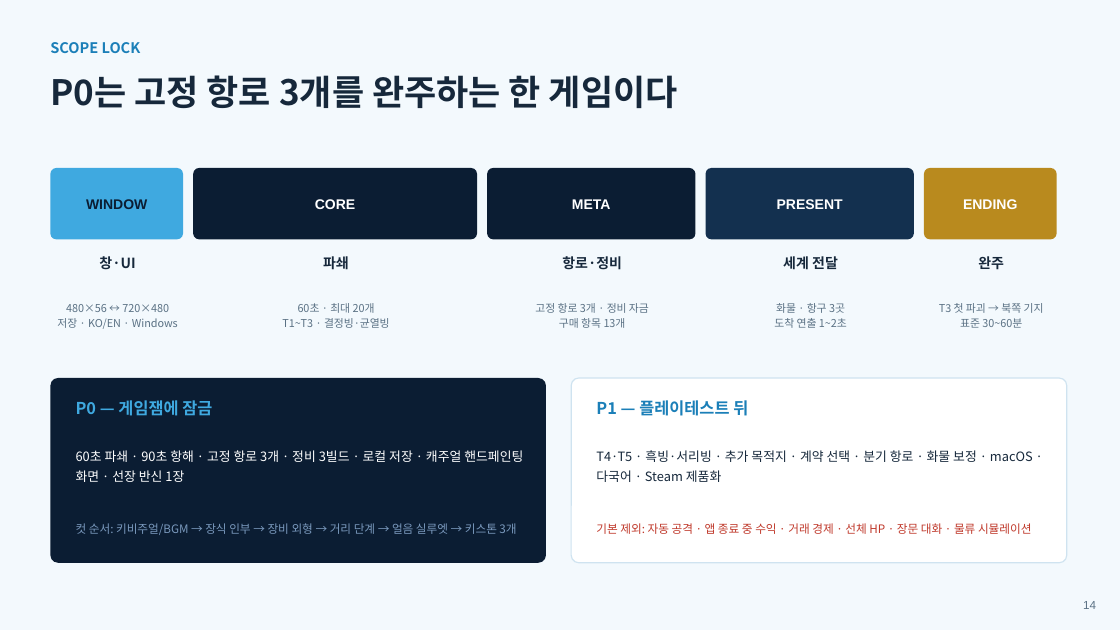
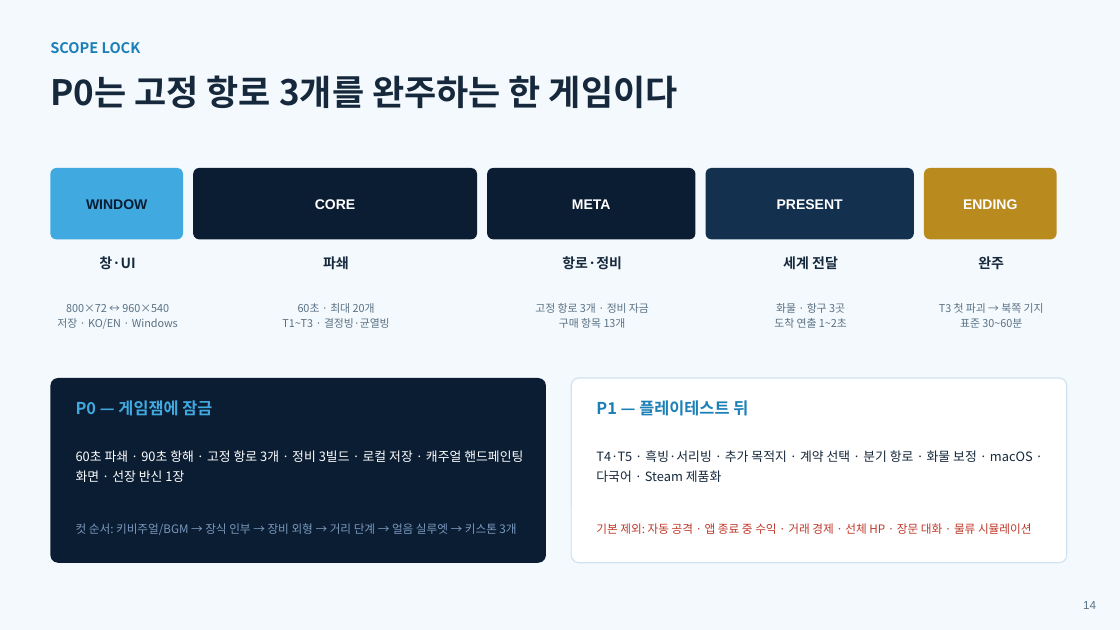
Before and after one commit to DaegyungJam-Team-12/GameJam-temp, a slide deck: slide 14 of temp_Proposal/outputs/ICEBREAKER_기획서_6단계_전체스토리라인_수정본.pptx. Drawn at 1120x630 pixels with LibreOffice and Linux fonts; fonts in the diff are those of the drawing. Boxes give left, top, right and bottom in pixels: in the first picture for what was removed or moved away, otherwise in the second. Text is boxed around its words. In the diff, an @@ line names an element or a change of style, - is before the commit and + after.

```diff
--- a/temp_Proposal/outputs/ICEBREAKER_기획서_6단계_전체스토리라인_수정본.pptx
+++ b/temp_Proposal/outputs/ICEBREAKER_기획서_6단계_전체스토리라인_수정본.pptx
@@ text at [66, 304, 169, 312]: text changed @@
-480×56 ↔ 720×480
+800×72 ↔ 960×540
```
Also in this commit, not shown: 2 other slides changed, 22 other files.
